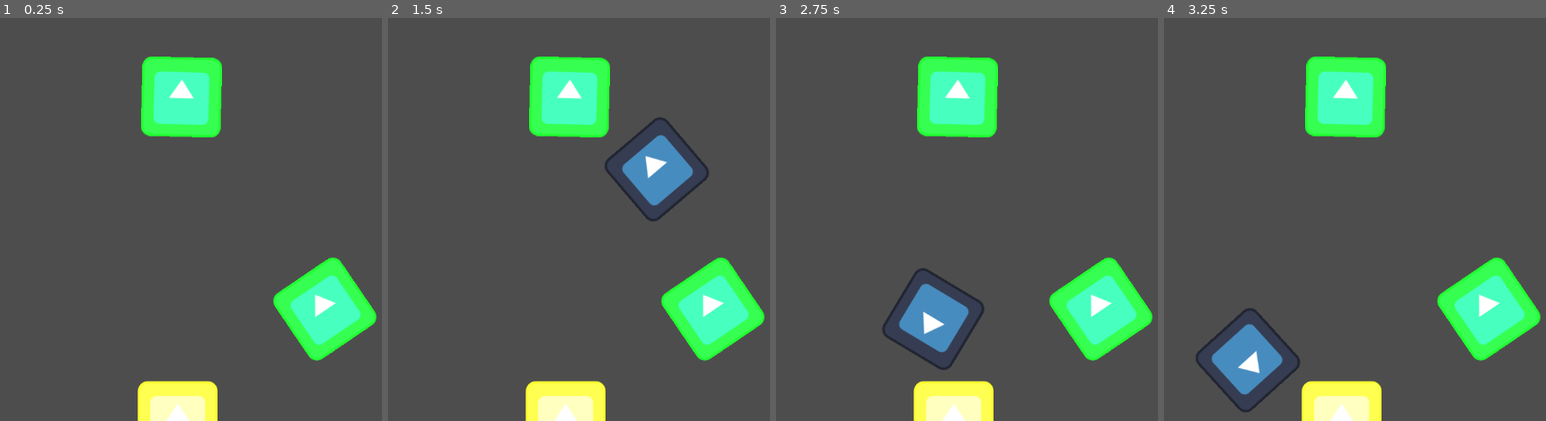
Above: before the commit, frames 1-4 (left to right).
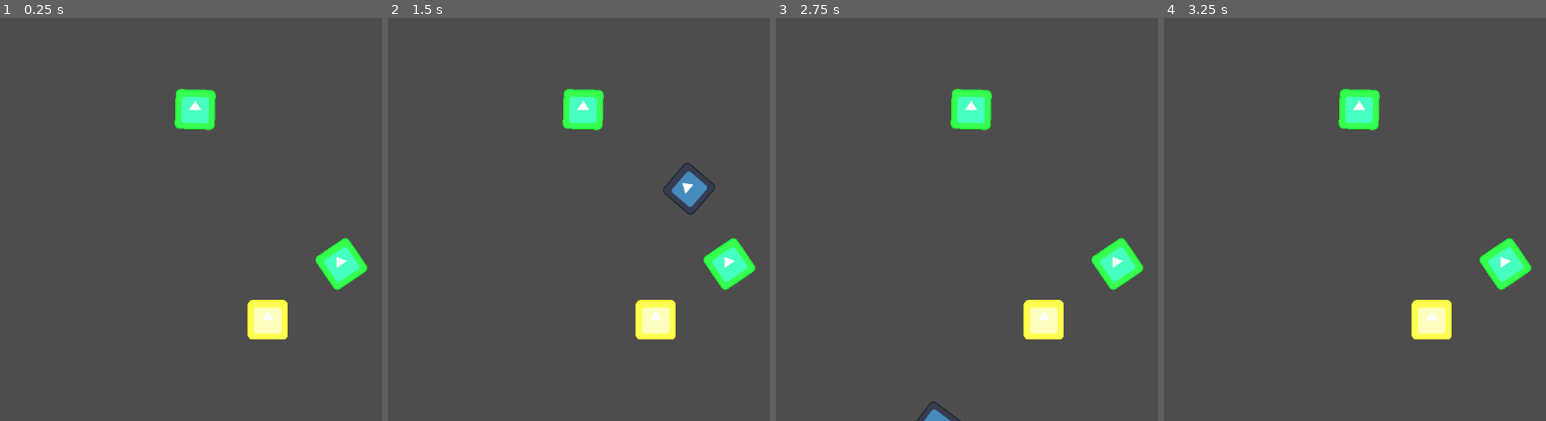
Above: after the commit, the same moments.

Repository: Gamnraa/GMTK-2024
Game: Godot game, scene res://Scenes/Debug.tscn
Same seed, same stepped clock (60 frames per second), same inputs: the game is played once before the commit and once after it. The engine's default icon, where the game draws it, is replaced by a stand-in: a white triangle on a blue panel in a dark square.
Inputs:
- Up to frame 1 (0.25 s): no input
- Up to frame 2 (1.5 s): no input
- Up to frame 3 (2.75 s): no input
- Up to frame 4 (3.25 s): no input

The runs differ from the first frame. In frame 1, 11% of the frame differs, in the area x 36-99%, y 9-100%; in frame 2, 14%; in frame 3, 14%; in frame 4, 14%.

Commit message:
Physics tweaking

Diff:
--- a/Nodes/Ball.tscn
+++ b/Nodes/Ball.tscn
@@ -6,7 +6,7 @@
 radius = 80.0
 
 [node name="Ball" type="RigidBody2D"]
-mass = 4.0
+mass = 12.0
 gravity_scale = 1.15
 
 [node name="Sprite" type="Sprite2D" parent="."]
--- a/Nodes/Obstacle.tscn
+++ b/Nodes/Obstacle.tscn
@@ -12,6 +12,18 @@
 resource_local_to_scene = true
 shader = ExtResource("2_3cftw")
 shader_parameter/color = 0
+
+[sub_resource type="PhysicsMaterial" id="PhysicsMaterial_2eel6"]
+friction = 0.5
+bounce = 0.8
+
+[sub_resource type="PhysicsMaterial" id="PhysicsMaterial_xs8jp"]
+friction = 0.5
+bounce = 1.0
+
+[sub_resource type="PhysicsMaterial" id="PhysicsMaterial_minpn"]
+friction = 0.15
+bounce = 0.92
 
 [sub_resource type="Animation" id="Animation_sn585"]
 resource_name = "Expand"
@@ -28,6 +40,18 @@
 "transitions": PackedFloat32Array(1, 1, 1, 1),
 "update": 0,
 "values": [Vector2(1, 1), Vector2(0.8, 0.8), Vector2(2, 2), Vector2(4, 4)]
+}
+tracks/1/type = "value"
+tracks/1/imported = false
+tracks/1/enabled = true
+tracks/1/path = NodePath(".:physics_material_override")
+tracks/1/interp = 1
+tracks/1/loop_wrap = true
+tracks/1/keys = {
+"times": PackedFloat32Array(0, 0.05, 0.0666667, 0.133333),
+"transitions": PackedFloat32Array(1, 1, 1, 1),
+"update": 1,
+"values": [SubResource("PhysicsMaterial_bb1dc"), SubResource("PhysicsMaterial_2eel6"), SubResource("PhysicsMaterial_xs8jp"), SubResource("PhysicsMaterial_minpn")]
 }
 
 [sub_resource type="Animation" id="Animation_c7us8"]
--- a/Scenes/Debug.tscn
+++ b/Scenes/Debug.tscn
@@ -1,9 +1,11 @@
-[gd_scene load_steps=3 format=3 uid="uid://civshdmxkibkj"]
+[gd_scene load_steps=4 format=3 uid="uid://civshdmxkibkj"]
 
 [ext_resource type="PackedScene" uid="uid://mjfasvq6c18d" path="res://Nodes/Ball.tscn" id="1_41c0u"]
+[ext_resource type="Script" path="res://Scripts/Debug.gd" id="1_yb2f0"]
 [ext_resource type="PackedScene" uid="uid://2pucwjb3by2t" path="res://Nodes/Obstacle.tscn" id="2_lweux"]
 
 [node name="Debug" type="Node2D"]
+script = ExtResource("1_yb2f0")
 
 [node name="Ball" parent="." instance=ExtResource("1_41c0u")]
 position = Vector2(522, -432)
@@ -17,6 +19,10 @@
 color = 1
 
 [node name="Obstacle3" parent="." instance=ExtResource("2_lweux")]
-position = Vector2(294, 127)
+position = Vector2(55, -29)
 rotation = 0.028228
 color = 1
+
+[node name="Camera2D" type="Camera2D" parent="."]
+offset = Vector2(575, 325)
+zoom = Vector2(0.5, 0.5)
--- /dev/null
+++ b/Scripts/Debug.gd
@@ -0,0 +1,11 @@
+extends Node2D
+
+
+# Called when the node enters the scene tree for the first time.
+func _ready():
+	pass # Replace with function body.
+
+
+# Called every frame. 'delta' is the elapsed time since the previous frame.
+func _process(delta):
+	if Input.is_action_just_pressed("key_w"): $Obstacle2.get_node("AnimationPlayer").play("Expand")
Not shown: 1 places in Nodes/Obstacle.tscn that only renumber resources
